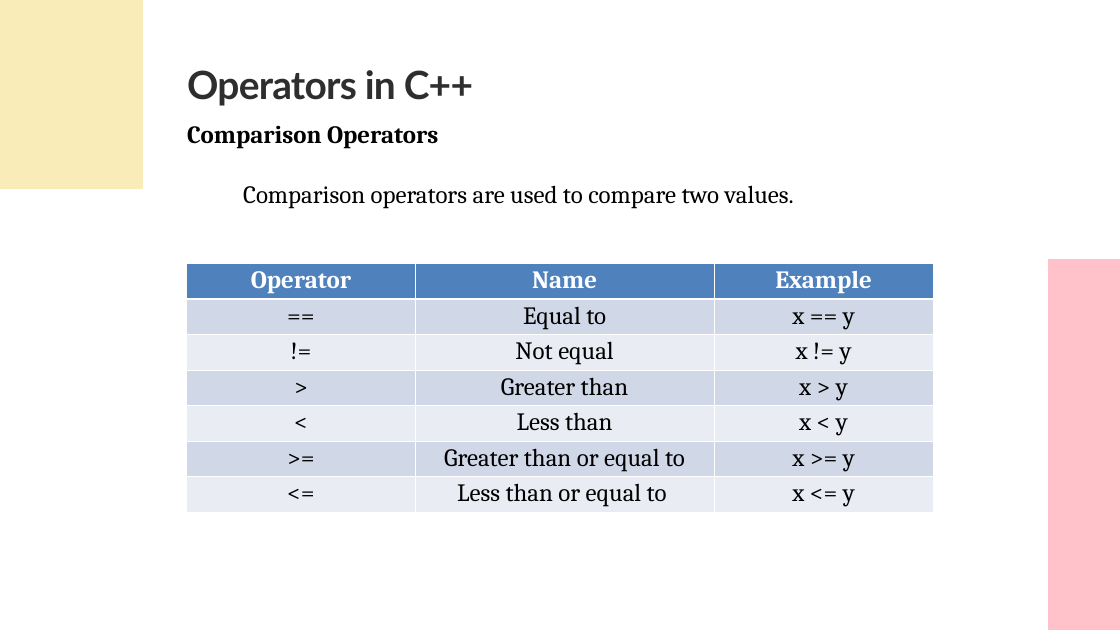
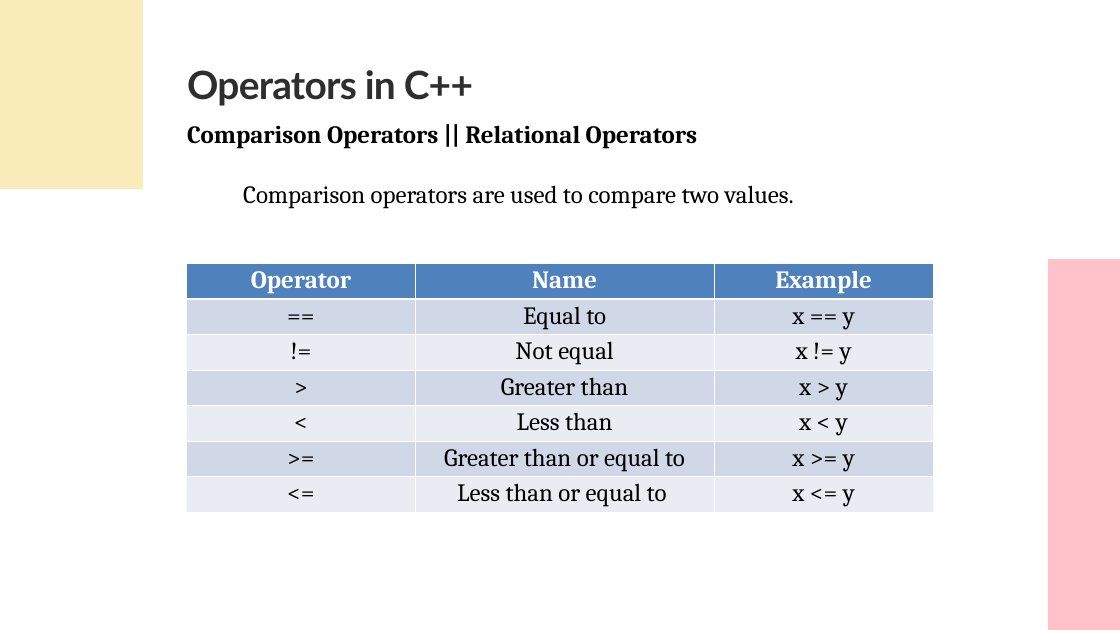
Before and after one commit to UKhayam/Programming-Fundamentals, a slide deck: slide 9 of PF-Lecture-02.pptx. Drawn at 1120x630 pixels with LibreOffice and Linux fonts; fonts in the diff are those of the drawing. Boxes give left, top, right and bottom in pixels: in the first picture for what was removed or moved away, otherwise in the second. Text is boxed around its words. In the diff, an @@ line names an element or a change of style, - is before the commit and + after.

```diff
--- a/PF-Lecture-02.pptx
+++ b/PF-Lecture-02.pptx
@@ text at (187, 125, 697, 149): text changed @@
-Comparison Operators
+Comparison Operators || Relational Operators
```
Also in this commit, not shown: 7 other files.
